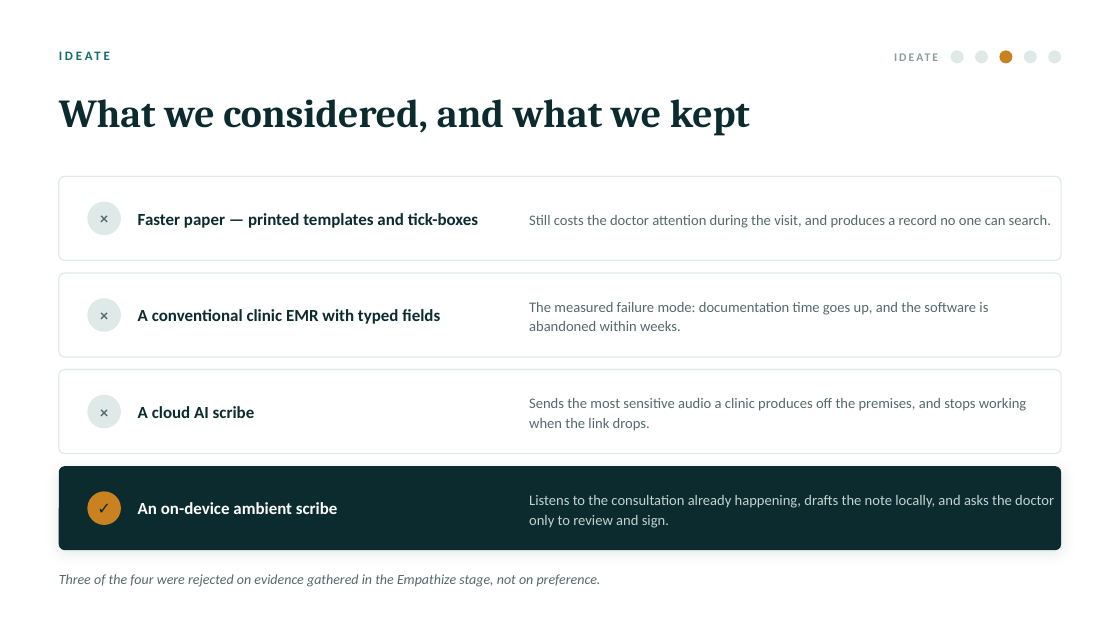
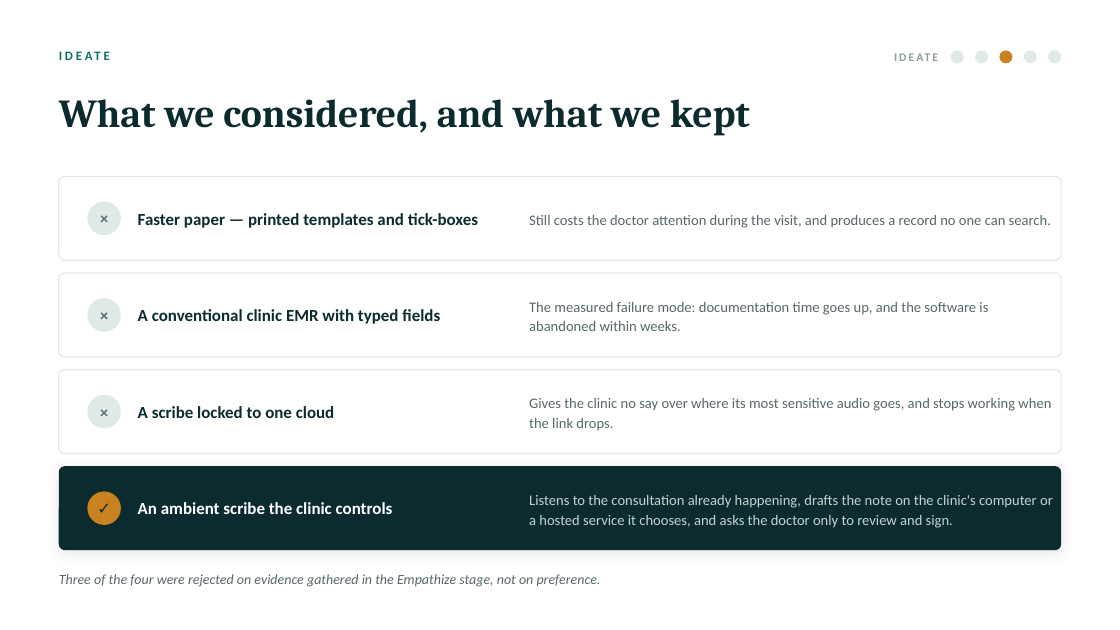
Before and after one commit to realishaanseal/clinicos, a slide deck: slide 13 of artifacts/ClinicOS_DesignThinking_Deck.pptx. Drawn at 1120x630 pixels with LibreOffice and Linux fonts; fonts in the diff are those of the drawing. Boxes give left, top, right and bottom in pixels: in the first picture for what was removed or moved away, otherwise in the second. Text is boxed around its words. In the diff, an @@ line names an element or a change of style, - is before the commit and + after.

```diff
--- a/artifacts/ClinicOS_DesignThinking_Deck.pptx
+++ b/artifacts/ClinicOS_DesignThinking_Deck.pptx
@@ text at box(138, 406, 335, 418): text changed @@
-A cloud AI scribe
+A scribe locked to one cloud
@@ text at box(529, 398, 1051, 431): text changed @@
-Sends the most sensitive audio a clinic produces off the premises, and stops working when the link drops.
+Gives the clinic no say over where its most sensitive audio goes, and stops working when the link drops.
@@ text at box(138, 502, 393, 514): text changed @@
-An on-device ambient scribe
+An ambient scribe the clinic controls
@@ text at box(529, 495, 1053, 528): text changed @@
-Listens to the consultation already happening, drafts the note locally, and asks the doctor only to review and sign.
+Listens to the consultation already happening, drafts the note on the clinic's computer or a hosted service it chooses, and asks the doctor only to review and sign.
```
Also in this commit, not shown: 2 other slides changed, 10 other files.
